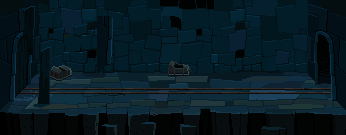
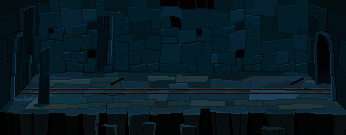
Before/after of a w=346, h=135 layered artwork. What changed in the layer stack:
removed layer "Layer 20" from group "IntroTunnel.png" over bbox(50, 65, 72, 81)
removed layer "Layer 19" from group "IntroTunnel.png" over bbox(168, 61, 191, 76)
added layer "Layer 22 copy" in group "IntroTunnel.png" over bbox(290, 78, 304, 86)
added layer "Layer 22" in group "IntroTunnel.png" over bbox(110, 78, 124, 86)
